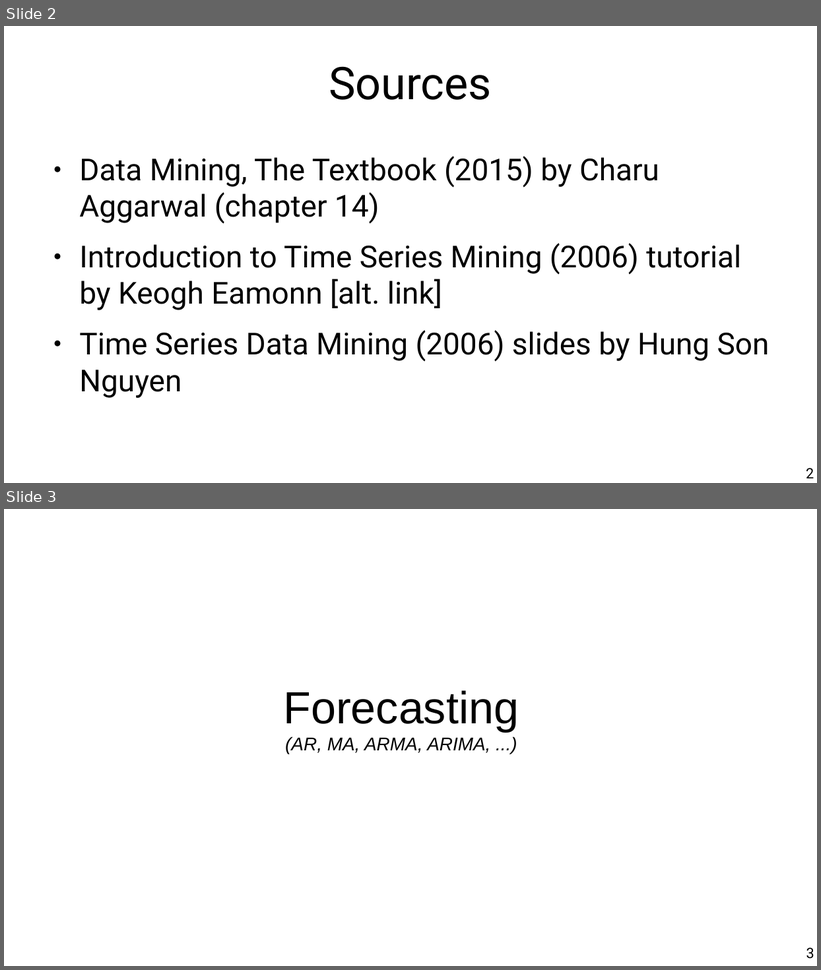
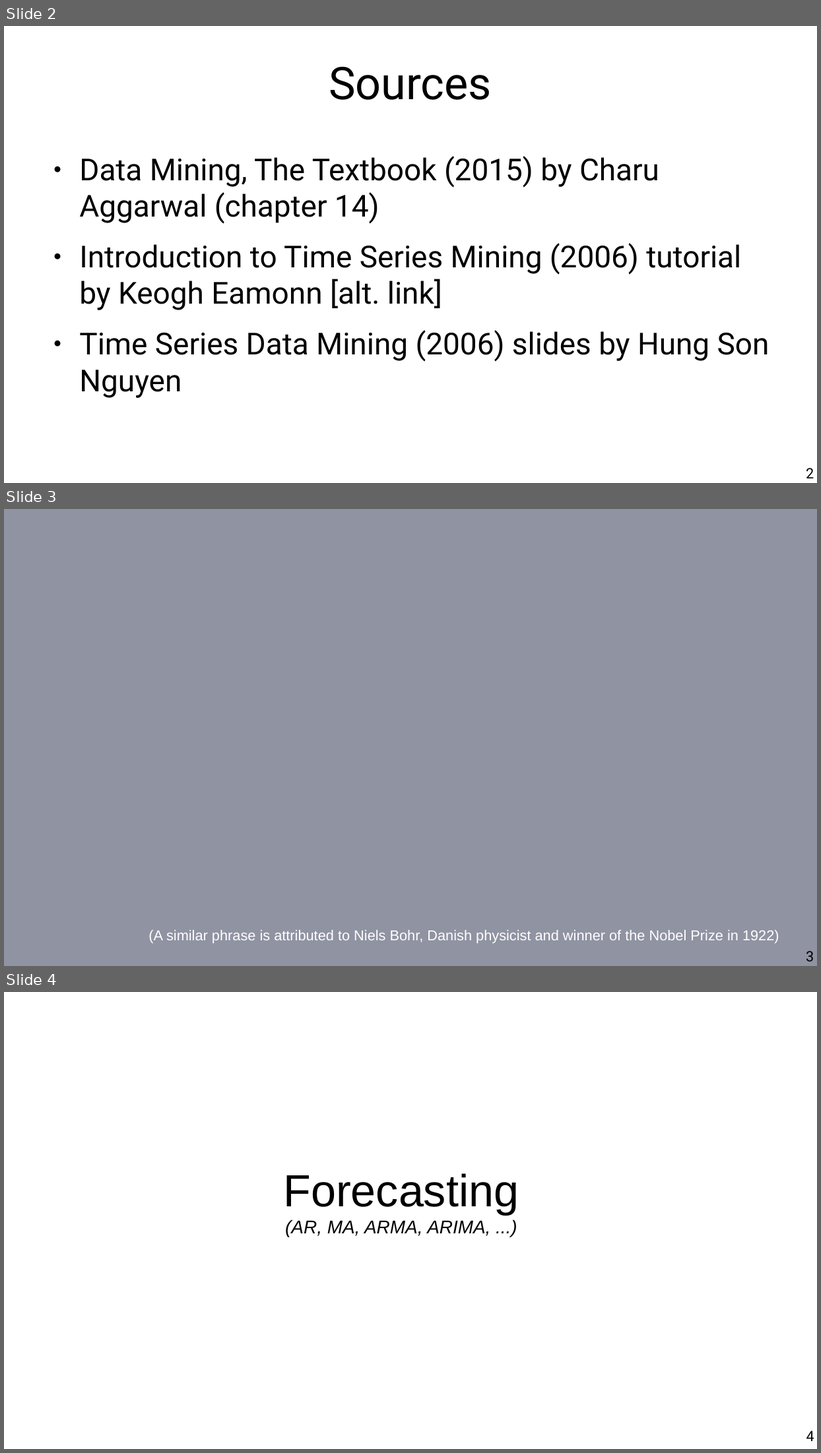
Before and after one commit to chatox/data-mining-course, a slide deck: theory/odp/tt29_forecasting.odp. Shown one above the other, each under a label of ours: slides 2 and 3 before the commit, slides 2, 3 and 4 after it. The pictures are 821x970 and 821x1453 pixels, drawn with LibreOffice and Linux fonts; fonts in the diff are those of the drawing; background and template pictures are left out. Boxes give left, top, right and bottom in pixels: in the first picture for what was removed or moved away, otherwise in the second. Text is boxed around its words. In the diff, an @@ line names an element or a change of style, - is before the commit and + after.

```diff
--- a/theory/odp/tt29_forecasting.odp
+++ b/theory/odp/tt29_forecasting.odp
@@ slide 3 added at [4, 509, 817, 966], background picture (left out) @@
@@ text added at [149, 930, 780, 944], 14 pt, text #FFFFFF @@
+(A similar phrase is attributed to Niels Bohr, Danish physicist and winner of the Nobel Prize in 1922)
@@ page number added at [806, 951, 814, 962], 14 pt, text #000000 @@
+3
@@ what was slide 3 is now slide 4 @@
@@ page number at [807, 1431, 814, 1441]: text changed @@
-3
+4
```
Also in this commit, not shown: 5 slides changed, 3 other files.
